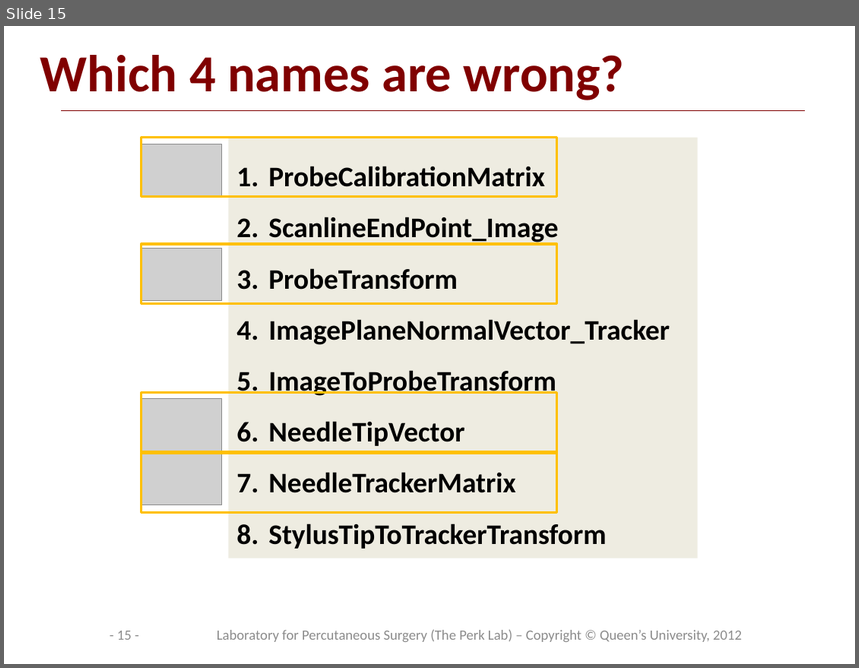
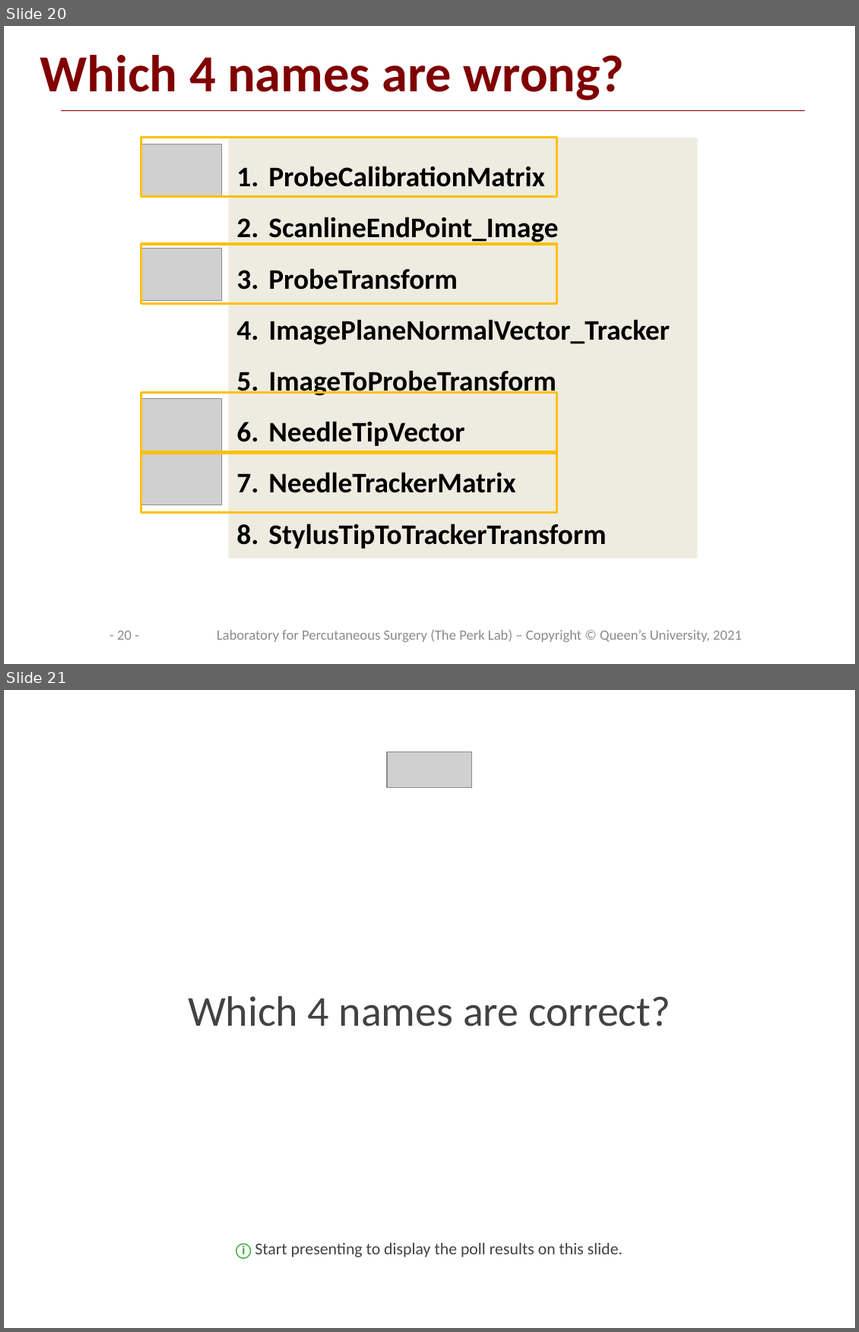
Before and after one commit to PerkLab/PerkLabBootcamp, a slide deck: Doc/day3_1_WritingCorrectAndUnderstandableCode.pptx. Shown one above the other, each under a label of ours: slide 15 before the commit, slides 20 and 21 after it. The pictures are 859x668 and 859x1332 pixels, drawn with LibreOffice and Linux fonts; fonts in the diff are those of the drawing; grey boxes stand for pictures; background and template pictures are left out. Boxes give left, top, right and bottom in pixels: in the first picture for what was removed or moved away, otherwise in the second. Text is boxed around its words. In the diff, an @@ line names an element or a change of style, - is before the commit and + after.

```diff
--- a/Doc/day3_1_WritingCorrectAndUnderstandableCode.pptx
+++ b/Doc/day3_1_WritingCorrectAndUnderstandableCode.pptx
@@ slide 21 added at (x1=4, y1=690, x2=855, y2=1328), background #FFFFFF @@
@@ picture added at (x1=387, y1=752, x2=472, y2=788) @@
@@ rectangle added at (x1=4, y1=850, x2=855, y2=1170), fill #FFFFFF, outline #FFFFFF 2 pt, 36 pt, text #424242 @@
+Which 4 names are correct?
@@ text added at (x1=236, y1=1243, x2=623, y2=1259), 14 pt, text #424242 @@
+ⓘ Start presenting to display the poll results on this slide.
@@ what was slide 15 is now slide 20 @@
@@ slide 20 changed as well @@
@@ page number at (x1=117, y1=631, x2=132, y2=640): text changed @@
-- 15 -
+- 20 -
@@ text at (x1=217, y1=630, x2=742, y2=642): text changed @@
-Laboratory for Percutaneous Surgery (The Perk Lab) – Copyright © Queen’s University, 2012
+Laboratory for Percutaneous Surgery (The Perk Lab) – Copyright © Queen’s University, 2021
```
Also in this commit, not shown: 20 other slides changed, 5 other slides added, 2 other files.
